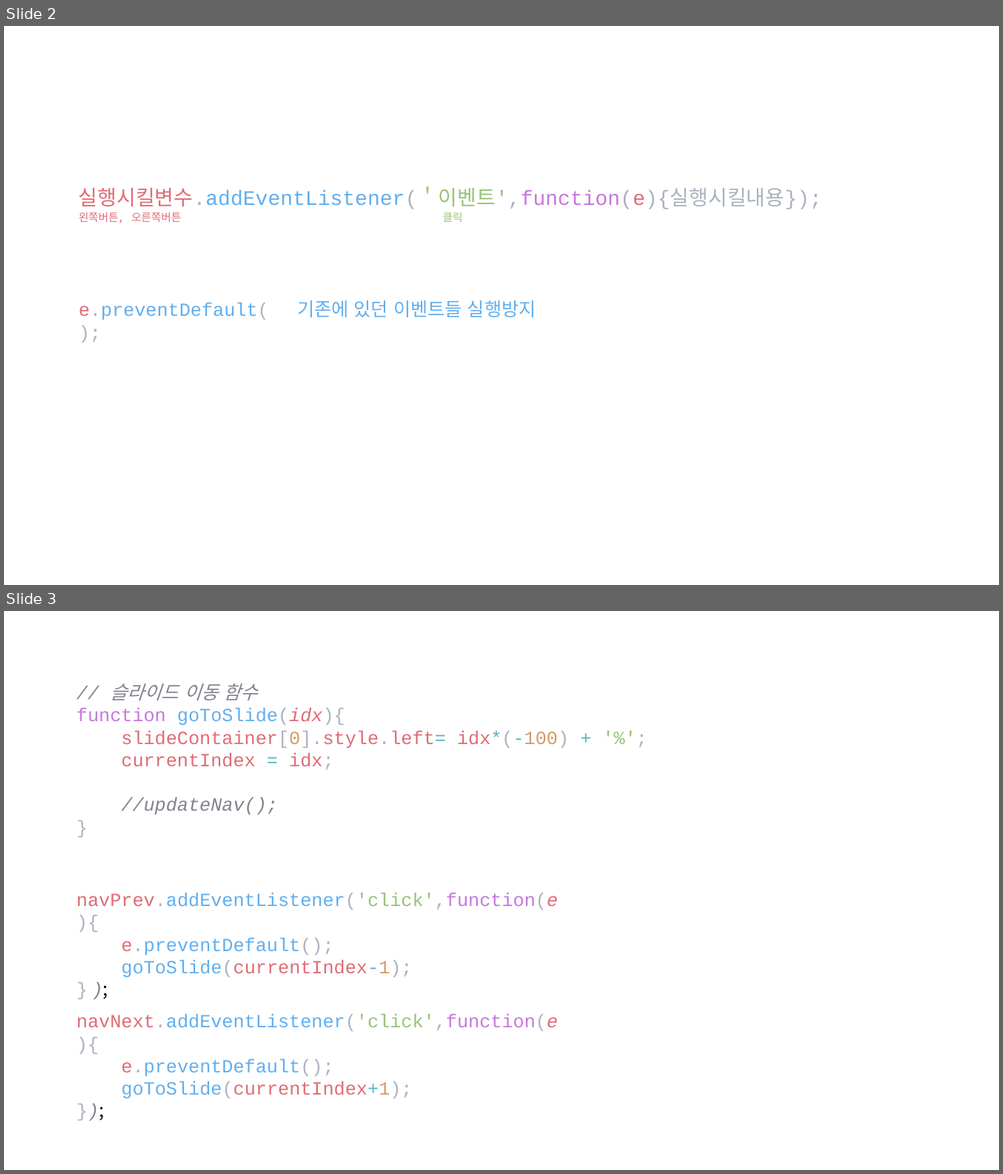
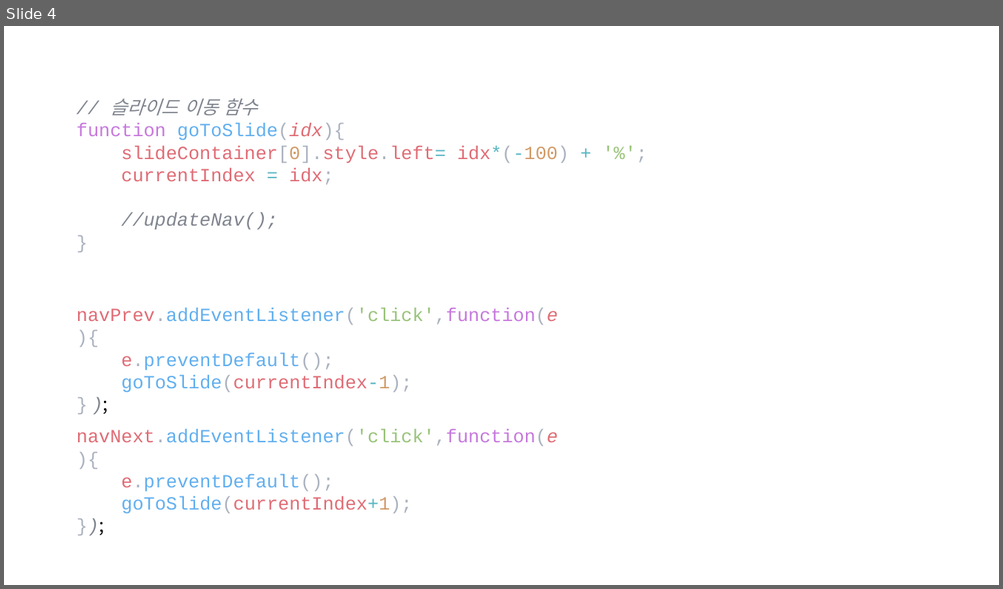
Before and after one commit to lsh58/Javascript, a slide deck: study/ex03_제작/추가내용.pptx. Shown one above the other, each under a label of ours: slides 2 and 3 before the commit, slide 4 after it. The pictures are 1003x1174 and 1003x589 pixels, drawn with LibreOffice and Linux fonts; fonts in the diff are those of the drawing. Boxes give left, top, right and bottom in pixels: in the first picture for what was removed or moved away, otherwise in the second. Text is boxed around its words. In the diff, an @@ line names an element or a change of style, - is before the commit and + after.

```diff
--- a/study/ex03_제작/추가내용.pptx
+++ b/study/ex03_제작/추가내용.pptx
@@ slide 2 removed at <box>4,26,999,585</box>, background #FFFFFF @@
@@ text removed at <box>79,187,822,210</box> @@
-실행시킬변수.addEventListener(＇이벤트',function(e){실행시킬내용});
@@ text removed at <box>79,212,181,224</box> @@
-왼쪽버튼, 오른쪽버튼
@@ text removed at <box>443,212,463,222</box> @@
-클릭
@@ text removed at <box>79,303,269,320</box> @@
-e.preventDefault();
@@ text removed at <box>297,301,536,318</box> @@
-기존에 있던 이벤트들 실행방지
@@ what was slide 3 is now slide 4 @@
```
Also in this commit, not shown: 2 slides changed, 6 slides added, 1 other slide removed, 1 other file.
